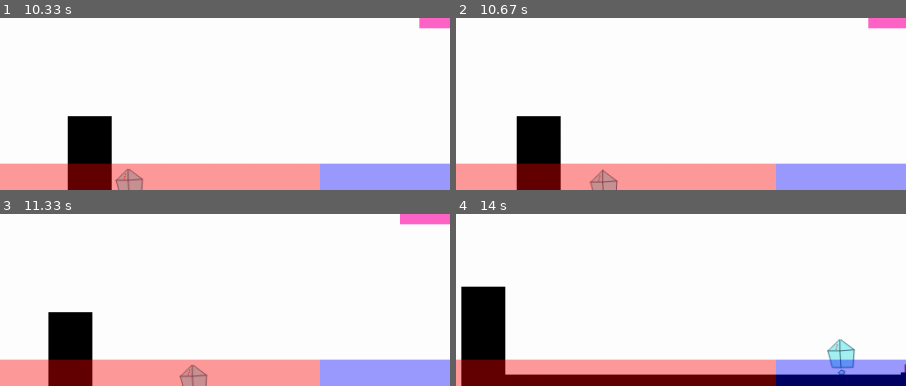
Above: before the commit, frames 1-4 (two rows, left to right).
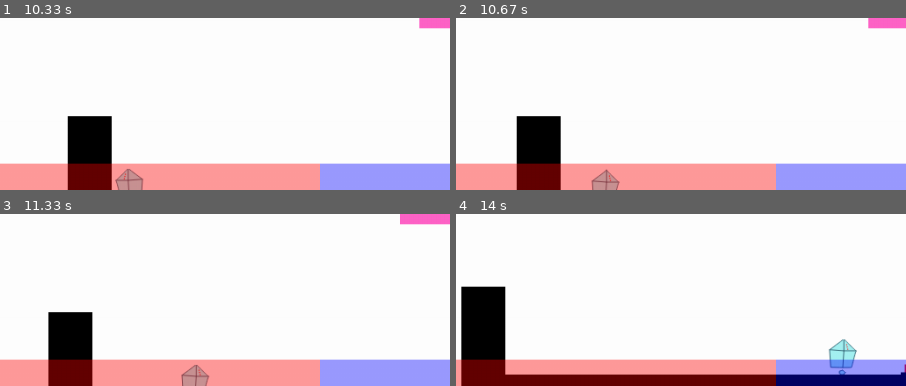
Above: after the commit, the same moments.

Repository: icanwalkonwater/sb-gamejam-pygame
Game: pygame game, started from src/main.py
The game is run twice, just before and just after one commit, with the same random seed, the same clock (stepped at 60 frames per second) and the same inputs.
Inputs:
- Up to frame 1 (10.33 s): tap D at 0.33, 0.67, 1.07, 1.37, 1.63, 1.97, 2.27, 2.4, 2.8, 3.1, 3.47, 3.87, 4.17, 4.37, 4.67, 4.87, 5.2, 5.5, 5.7, 6, 6.27, 6.6, 6.9, 7.03, 7.43, 7.73, 8.1, 8.5, 8.8, 9, 9.3, 9.5, 9.83, 10.13 s
- Up to frame 2 (10.67 s): tap D at 10.33, 10.63 s
- Up to frame 3 (11.33 s): tap D at 10.9, 11.23 s
- Up to frame 4 (14 s): tap D at 11.53, 11.67, 12.07, 12.37, 12.73, 13.13, 13.43, 13.63, 13.93 s
The pictures show only the part of the screen within x 14-64%, y 50-100%; the shares and areas given below are measured in that part.

Frame 1 is identical in both runs. In frame 2, 0.2% of the frame differs, in the area x 29-37%, y 87-100%; in frame 3, 0.2%; in frame 4, 0.4%, in the area x 82-90%, y 72-94%.

Commit message:
Fixing iceman orientation

Diff:
--- a/src/entities/hostiles/hth_enemy.py
+++ b/src/entities/hostiles/hth_enemy.py
@@ -71,12 +71,12 @@
 
     def _update_state(self):
         if not self.is_on_ground:
-            if self._direction > 0:
+            if self._direction < 0:
                 self._state = EnemyState.ATTACKING_LEFT
             else:
                 self._state = EnemyState.ATTACKING_RIGHT
         else:
-            if self._direction > 0:
+            if self._direction < 0:
                 self._state = EnemyState.RUNNING_LEFT
             else:
                 self._state = EnemyState.RUNNING_RIGHT
--- a/src/ressource_management.py
+++ b/src/ressource_management.py
@@ -54,12 +54,14 @@
     @classmethod
     def get_enemy_ice_sprites(cls) -> {Enum, List[Surface]}:
         return {
-            EnemyState.RUNNING_RIGHT: [cls.get_image(path.join("hostiles", "ice_running_1.png")),
-                                       cls.get_image(path.join("hostiles", "ice_running_2.png"))],
+            EnemyState.RUNNING_RIGHT: [transform.flip(i, True, False) for i in
+                                       [cls.get_image(path.join("hostiles", "ice_running_1.png")),
+                                        cls.get_image(path.join("hostiles", "ice_running_2.png"))]],
             EnemyState.RUNNING_LEFT: [cls.get_image(path.join("hostiles", "ice_running_1.png")),
                                       cls.get_image(path.join("hostiles", "ice_running_2.png"))],
-            EnemyState.ATTACKING_LEFT: [cls.get_image(path.join("hostiles", "ice_jumping.png"))],
-            EnemyState.ATTACKING_RIGHT: [cls.get_image(path.join("hostiles", "ice_jumping.png"))]
+            EnemyState.ATTACKING_RIGHT: [
+                transform.flip(cls.get_image(path.join("hostiles", "ice_jumping.png")), True, False)],
+            EnemyState.ATTACKING_LEFT: [cls.get_image(path.join("hostiles", "ice_jumping.png"))]
         }
 
     @classmethod
